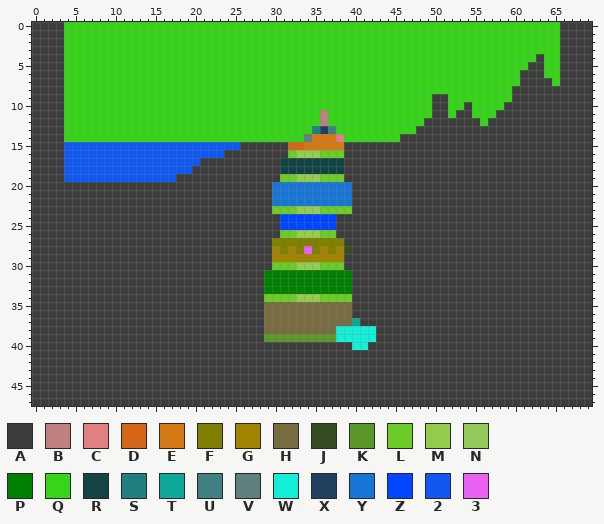
Sprite sheet -- files/biome_impl/biome_map_experimental_2.png. The first picture shows the starting point.
The file is 70x48 pixels. Colours within 5 levels of each other are drawn and written as one.
Palette (. is transparent): A #3d3d3d  B #c08080  C #e08080  D #d56517  E #d57917  F #808000  G #a08400  H #786c42  J #364d24  K #5a9628  L #6dcb28  M #93cb4c  N #93cb5a  P #008000  Q #36d517  R #124445  S #208080  T #0da899  U #408080  V #608080  W #14eed7  X #204060  Y #1775d5  Z #0046ff  2 #1158f1  3 #e861f0
After the commit:
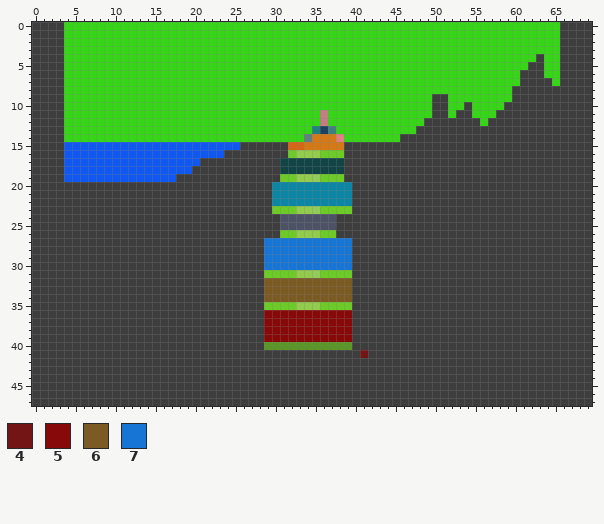
Colours new in this view: 4 #731515  5 #880909  6 #7b5b23  7 #1775d5
Change:
Colour Y changes from #1775d5 to #0c86a4.
Colour Z changes from #0046ff to #4e5267.
Colour 4 replaces colour A in row 41 at x 41.
Colour 5 replaces colour H in rows 36 to 37 at x 29 to 39; in row 38 at x 29 to 37.
Colour 5 replaces colour K in row 39 at x 29 to 37.
Colour 5 replaces colour W in rows 38 to 39 at x 38 to 39.
Colour 6 replaces colour L in row 34 at x 29 to 32 and 36 to 39.
Colour 6 replaces colour M in row 34 at x 33 to 35.
Colour 6 replaces colour P in rows 32 to 33 at x 29 to 39.
Colour 7 replaces colour 3 in row 28 at x 34.
Colour 7 replaces colour A in row 27 at x 29 and 39; in row 28 at x 29; in rows 29 to 30 at x 29 and 39.
Colour 7 replaces colour F in row 27 at x 30 to 38; in row 28 at x 31, 33, 35 and 37.
Colour 7 replaces colour G in row 28 at x 30, 32, 36 and 38; in row 29 at x 30 to 38.
Colour 7 replaces colour J in row 28 at x 39.
Colour 7 replaces colour L in row 30 at x 30 to 32 and 36 to 38.
Colour 7 replaces colour M in row 30 at x 33 to 34.
Colour 7 replaces colour N in row 30 at x 35.
Colour A replaces colour T in row 37 at x 40.
Colour A replaces colour W in rows 38 to 39 at x 40 to 42; in row 40 at x 40 to 41.
Colour K replaces colour A in row 40 at x 29 to 39.
Colour L replaces colour H in row 35 at x 29 to 32 and 36 to 39.
Colour L replaces colour P in row 31 at x 29 to 32 and 36 to 39.
Colour M replaces colour H in row 35 at x 33 to 35.
Colour M replaces colour P in row 31 at x 33 to 34.
Colour N replaces colour P in row 31 at x 35.
Changed places in both pictures, as pixel boxes (x1, y1, x2, y2):
changed: (264, 182, 376, 358)
